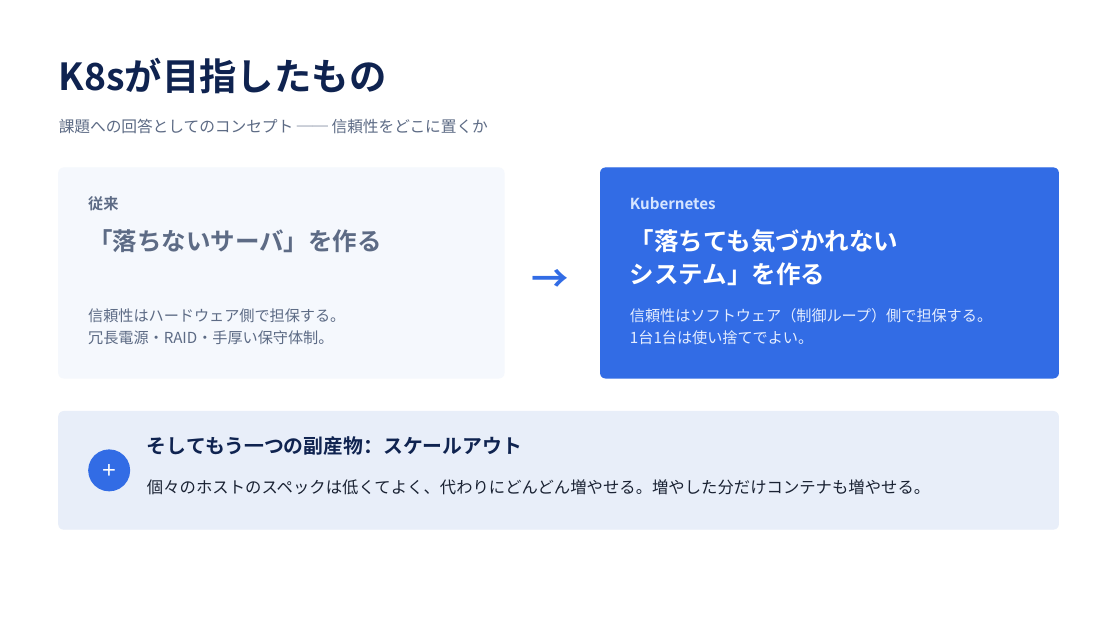
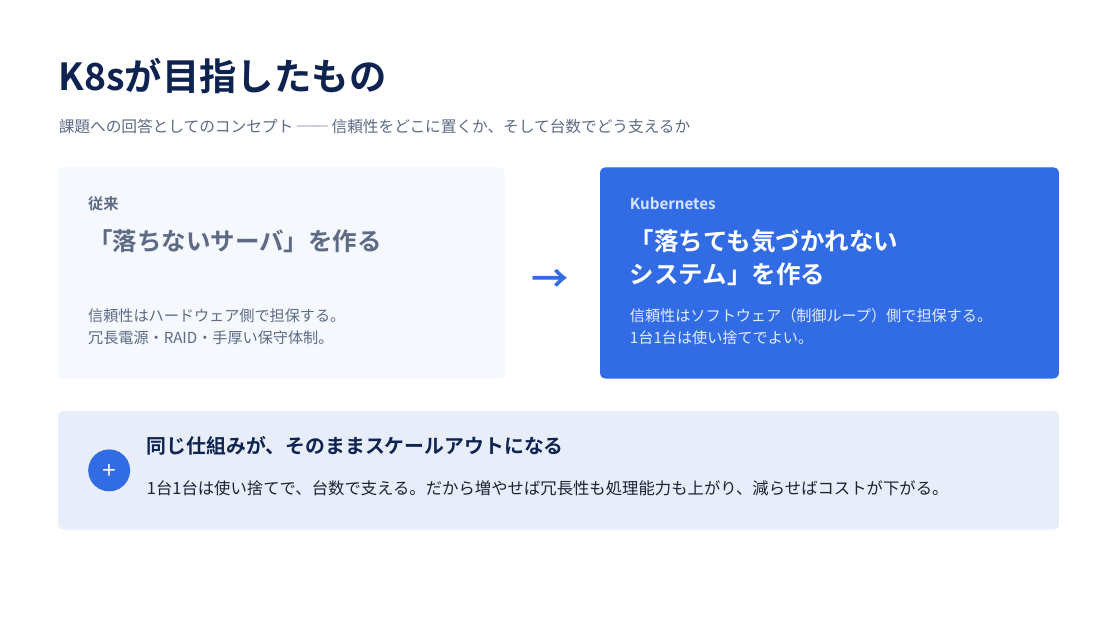
Before and after one commit to wurly200a/k8s-demo, a slide deck: slide 5 of 00Intro/slides/kubernetes-intro.pptx. Drawn at 1120x630 pixels with LibreOffice and Linux fonts; fonts in the diff are those of the drawing. Boxes give left, top, right and bottom in pixels: in the first picture for what was removed or moved away, otherwise in the second. Text is boxed around its words. In the diff, an @@ line names an element or a change of style, - is before the commit and + after.

```diff
--- a/00Intro/slides/kubernetes-intro.pptx
+++ b/00Intro/slides/kubernetes-intro.pptx
@@ text at <box>59,119,691,134</box>: text changed @@
-課題への回答としてのコンセプト ── 信頼性をどこに置くか
+課題への回答としてのコンセプト ── 信頼性をどこに置くか、そして台数でどう支えるか
@@ text at <box>147,436,564,455</box>: text changed @@
-そしてもう一つの副産物：スケールアウト
+同じ仕組みが、そのままスケールアウトになる
@@ text at <box>147,480,949,496</box>: text changed @@
-個々のホストのスペックは低くてよく、代わりにどんどん増やせる。増やした分だけコンテナも増やせる。
+1台1台は使い捨てで、台数で支える。だから増やせば冗長性も処理能力も上がり、減らせばコストが下がる。
```
Also in this commit, not shown: 2 other slides changed.
